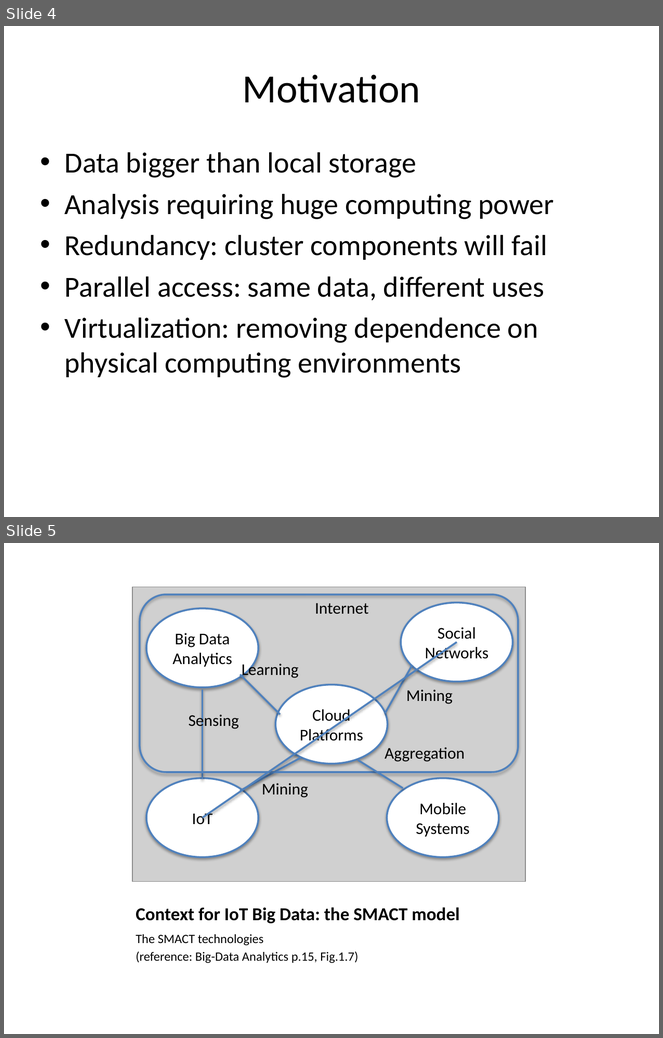
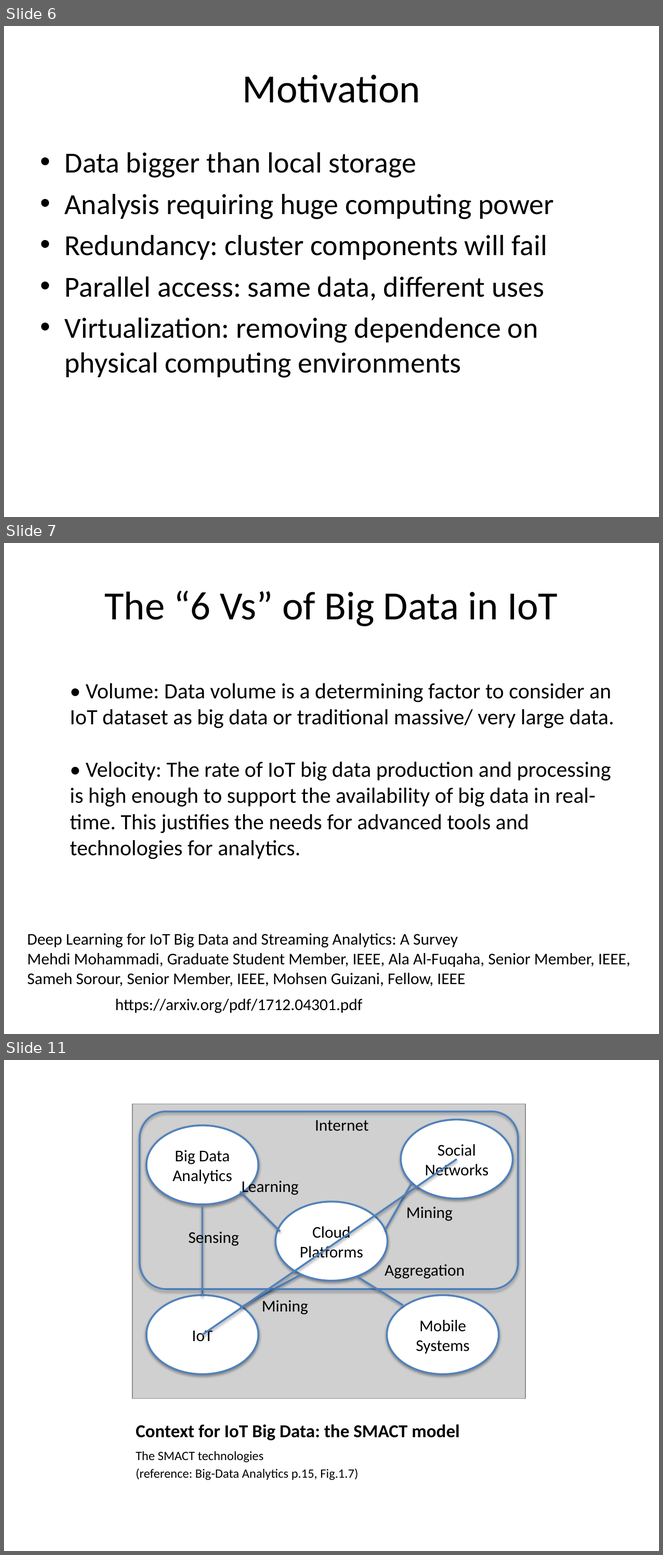
Before and after one commit to kic-markon/ITU_MSc_AM4, a slide deck: powerpoints/ITU Academy Slides AM4-02.pptx. Shown one above the other, each under a label of ours: slides 4 and 5 before the commit, slides 6, 7 and 11 after it; the slides between them are not shown. The pictures are 663x1038 and 663x1555 pixels, drawn with LibreOffice and Linux fonts; fonts in the diff are those of the drawing; grey boxes stand for pictures; background and template pictures are left out. Boxes give left, top, right and bottom in pixels: in the first picture for what was removed or moved away, otherwise in the second. Text is boxed around its words. In the diff, an @@ line names an element or a change of style, - is before the commit and + after.

```diff
--- a/powerpoints/ITU Academy Slides AM4-02.pptx
+++ b/powerpoints/ITU Academy Slides AM4-02.pptx
@@ slide 7 added at bbox=[4, 543, 659, 1034], background picture (left out) @@
@@ title added at bbox=[104, 590, 558, 627], 44 pt, text #000000 @@
+The “6 Vs” of Big Data in IoT
@@ text added at bbox=[70, 683, 614, 860], 24 pt, text #000000 @@
+• Volume: Data volume is a determining factor to consider an IoT dataset as big data or traditional massive/ very large data.
+• Velocity: The rate of IoT big data production and processing is high enough to support the availability of big data in real-time. This justifies the needs for advanced tools and technologies for analytics.
@@ text added at bbox=[27, 934, 631, 987], 18 pt, text #000000 @@
+Deep Learning for IoT Big Data and Streaming Analytics: A Survey
+Mehdi Mohammadi, Graduate Student Member, IEEE, Ala Al-Fuqaha, Senior Member, IEEE, Sameh Sorour, Senior Member, IEEE, Mohsen Guizani, Fellow, IEEE
@@ text added at bbox=[115, 999, 363, 1014], 18 pt, text #000000 @@
+https://arxiv.org/pdf/1712.04301.pdf
@@ what was slide 4 is now slide 6 @@
@@ what was slide 5 is now slide 11 @@
```
Also in this commit, not shown: 1 slide changed, 7 other slides added, 5 other files.
